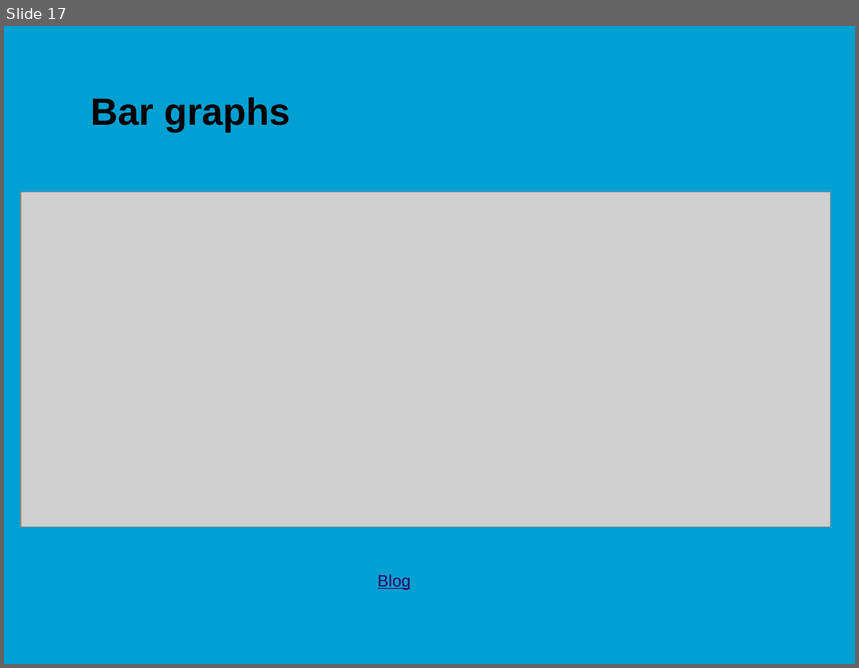
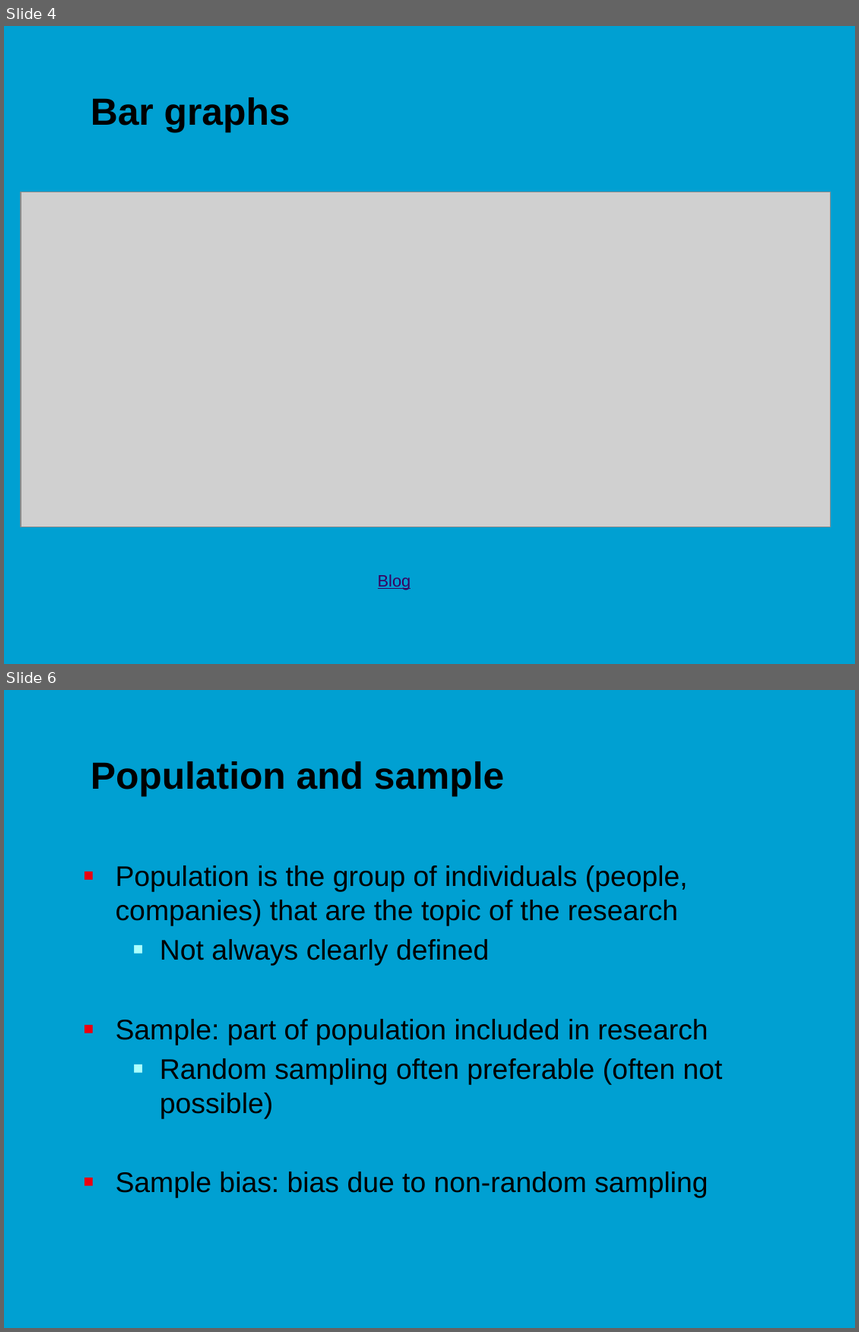
Before and after one commit to jonasmoons/data-driven-learning, a slide deck: slides/ddl-w4l2.pptx. Shown one above the other, each under a label of ours: slide 17 before the commit, slides 4 and 6 after it; the slides between them are not shown. The pictures are 859x668 and 859x1332 pixels, drawn with LibreOffice and Linux fonts; fonts in the diff are those of the drawing; grey boxes stand for pictures; background and template pictures are left out. Boxes give left, top, right and bottom in pixels: in the first picture for what was removed or moved away, otherwise in the second. Text is boxed around its words. In the diff, an @@ line names an element or a change of style, - is before the commit and + after.

```diff
--- a/slides/ddl-w4l2.pptx
+++ b/slides/ddl-w4l2.pptx
@@ slide 6 added at [4,690,855,1328], background picture (left out) @@
@@ title added at [91,761,505,796], 32 pt, text #000000, bold @@
+Population and sample
@@ text added at [116,866,723,1198], 24 pt, text #000000 @@
+■ Population is the group of individuals (people, companies) that are the topic of the research
+  ■ Not always clearly defined
+■ Sample: part of population included in research
+  ■ Random sampling often preferable (often not possible)
+■ Sample bias: bias due to non-random sampling
@@ what was slide 17 is now slide 4 @@
```
Also in this commit, not shown: 10 slides changed, 3 other slides added, 2 slides removed, 10 other files.
